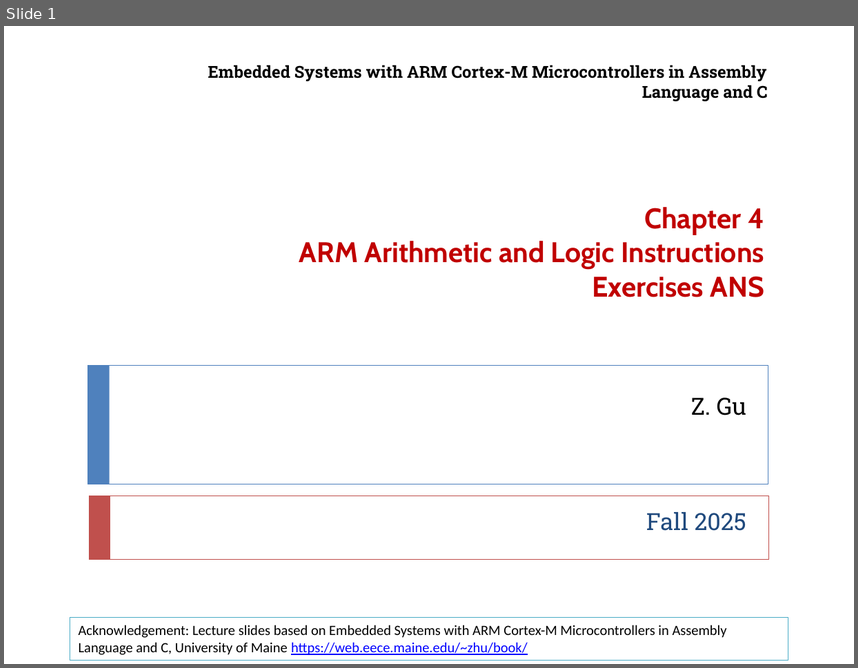
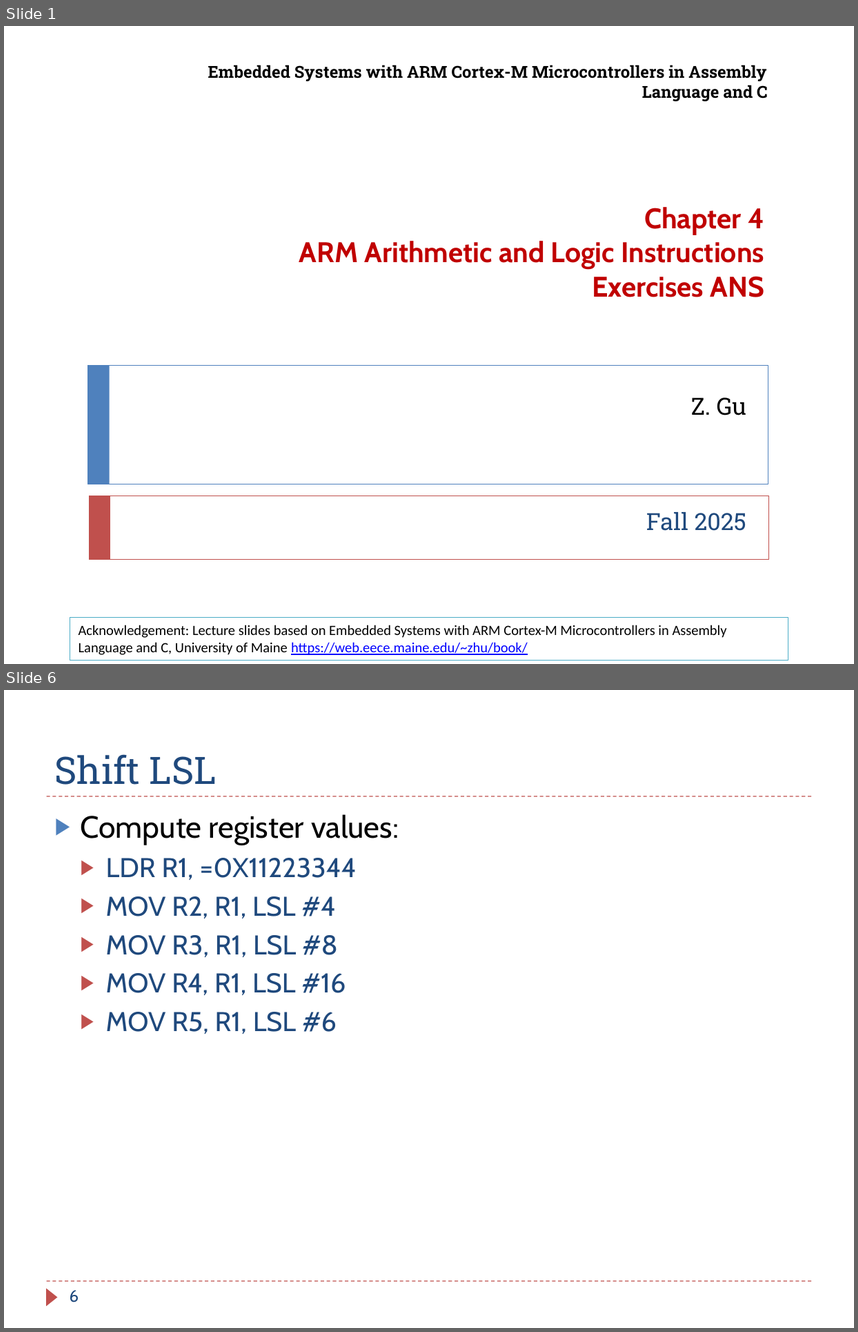
Before and after one commit to guhofstra/CSC111Fa25, a slide deck: PPTs/Ch4_ARM_Arithmetic_Logic_Exercises_ANS.pptx. Shown one above the other, each under a label of ours: slide 1 before the commit, slides 1 and 6 after it; the slides between them are not shown. The pictures are 858x668 and 858x1332 pixels, drawn with LibreOffice and Linux fonts; fonts in the diff are those of the drawing. Boxes give left, top, right and bottom in pixels: in the first picture for what was removed or moved away, otherwise in the second. Text is boxed around its words. In the diff, an @@ line names an element or a change of style, - is before the commit and + after.

```diff
--- a/PPTs/Ch4_ARM_Arithmetic_Logic_Exercises_ANS.pptx
+++ b/PPTs/Ch4_ARM_Arithmetic_Logic_Exercises_ANS.pptx
@@ slide 6 added at (x1=4, y1=690, x2=854, y2=1328), background #FFFFFF @@
@@ title added at (x1=55, y1=754, x2=217, y2=785), 32 pt, text #1F497D @@
+Shift LSL
@@ line added from (47, 796) to (811, 796), #C0504D 0.75 pt dashed @@
@@ text added at (x1=81, y1=814, x2=399, y2=1034), 23 pt, text #1F497D @@
+▶ Compute register values:
+  ▶ LDR R1, =0X11223344
+  ▶ MOV R2, R1, LSL #4
+  ▶ MOV R3, R1, LSL #8
+  ▶ MOV R4, R1, LSL #16
+  ▶ MOV R5, R1, LSL #6
@@ line added from (47, 1281) to (811, 1281), #C0504D 0.75 pt dashed @@
@@ triangle added at (x1=47, y1=1288, x2=58, y2=1305), fill #C0504D @@
@@ page number added at (x1=70, y1=1290, x2=79, y2=1302), 14 pt, text #1F497D @@
+6
```
Also in this commit, not shown: 8 other slides added, 11 other files.
